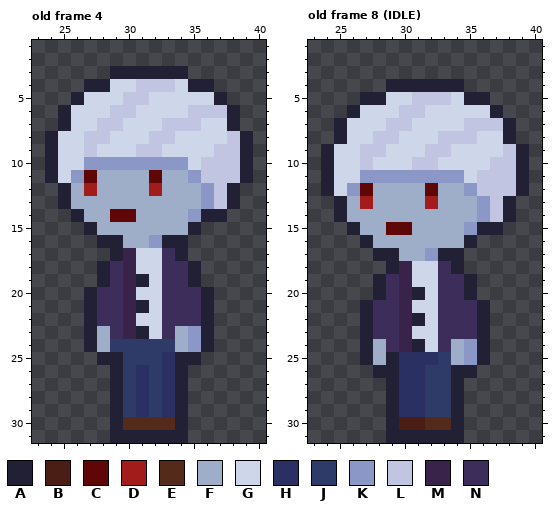
Pixel-art file, stored at anotherThreat/aseprite/player.aseprite. Above is the file before it was changed.
48x32 pixels, 78 frames. Colours within 5 levels of each other are drawn and written as one. Shown: old frame 4: x 23..40, y 1..31; old frame 8 (IDLE): x 23..40, y 1..31. The commit also changed other frames, which this record leaves out.
Visible layers, top first: "attack_effect", "body_effect", "player".
Palette (. is transparent): A #222034  B #4a1e14  C #5f0707  D #a31c1c  E #542a1b  F #9eaec9  G #ced7e9  H #2a3061  J #2e3a67  K #8b97c6  L #c1c5e1  M #39234b  N #3c2d5a
Pixels before, old frame 4, first column x 24:
 3 .....AAAAAA.....
 4 ...AAGGLLLGAA...
 5 ..AGGGLLGGGGGA..
 6 .AGGGLLGGGGLLLA.
 7 .AGGLLGGGLLLGGA.
 8 AGGLLGGGLLGGGGLA
 9 AGGLGGGLLGGGGLLA
10 AGGKKKKKKKKGLLLA
11 AGKCFFFFCFFKLLLA
12 .AFDFFFFDFFFKLA.
13 .AFFFFFFFFFFKLA.
14 ..AFFCCFFFFKAA..
15 ...AFFFFFFFA....
16 ....AAFFKAA.....
17 .....AMGGNA.....
18 ....ANMGGNNA....
19 ....ANMAGNNA....
20 ...ANNMGGNNNA...
21 ...ANNMAGNNNA...
22 ...ANNMGGNNNA...
23 ...AFNMAGNFKA...
24 ...AFJJJJJFKA...
25 ....AAJJJHAA....
26 .....AJHJHA.....
27 .....AJHJHA.....
28 .....AJHJHA.....
29 .....AJHJHA.....
30 .....AEEEEA.....
31 .....AAAAAA.....
Pixels before, old frame 8 (IDLE), first column x 24:
 4 .....AAAAAA.....
 5 ...AAGGLLLGAA...
 6 ..AGGGLLGGGGGA..
 7 .AGGGLLGGGGLLLA.
 8 .AGGLLGGGLLLGGA.
 9 AGGLLGGGLLGGGGLA
10 AGGLGGGLLGGGGLLA
11 AGGKKKKKKKKGLLLA
12 AGKCFFFFCFFKLLLA
13 .AFDFFFFDFFFKLA.
14 .AFFFFFFFFFFKLA.
15 ..AFFCCFFFFKAA..
16 ...AFFFFFFFA....
17 ....AAFFKAA.....
18 .....AMGGNA.....
19 ....ANMGGNNA....
20 ....ANMAGNNA....
21 ...ANNMGGNNNA...
22 ...ANNMAGNNNA...
23 ...ANNMGGNNNA...
24 ...AFNMAGNFKA...
25 ...AFAHHHJFKA...
26 ....AAHHJJAA....
27 .....AHHJJA.....
28 .....AHHJJA.....
29 .....AHHJJA.....
30 .....ABBEEA.....
31 .....AAAAAA.....
New version:
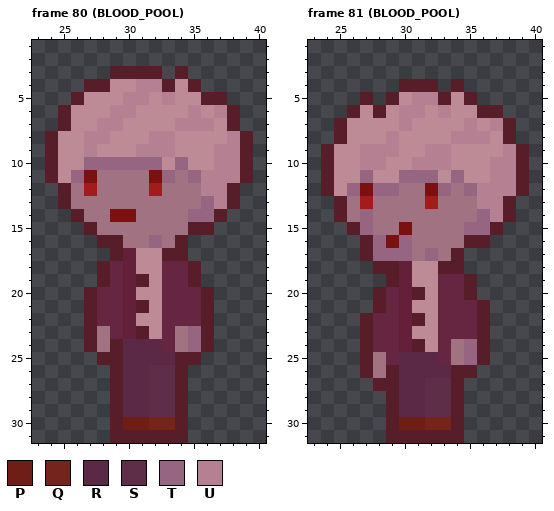
Colours new in this view: P #6e1d17  Q #74241b  R #5b2845  S #5e2e48  T #956581  U #b58091
A new or re-ordered frame is compared with the old frame closest to it.
Changes in this commit:
frames 78 -> 103
colour A: #222034 -> #571e2a
colour C: #5f0707 -> #7b1010
colour F: #9eaec9 -> #a07282
colour G: #ced7e9 -> #bc8b95
colour M: #39234b -> #642038
colour N: #3c2d5a -> #662641
Changed rows in their new state; - is a pixel that keeps its letter.
Frame 80 (BLOOD_POOL) is new; against old frame 4, layers "body_effect", "player":
first column x 26:
 3 -------.-----
 4 -----UUA--.--
 5 ----UU-U--A--
 6 ---UU----UGU-
 7 --UU---GUUU--
 8 -UU---UU----U
 9 -U---UUU---UU
10 -TTTTTTGT-GUU
11 T------T-TUUU
12 ----------UU-
13 ----------TU-
14 ---------TT--
15 ----------A--
16 ------TF-----
17 -------A-----
first column x 29:
23 ------T
24 ARRRN-T
25 -RRRR--
26 -RRSS--
27 -RRSS--
28 -RRSS--
29 -RRSS--
30 -PPQQ--
Frame 81 (BLOOD_POOL) is new; against old frame 8 (IDLE), layers "body_effect", "player":
first column x 26:
 4 ---.---.-----
 5 --.A-UUA--.--
 6 --A-UU-U--A--
 7 ---GU----UGU-
 8 --GU---GUUU--
 9 -UUU--UU----U
10 -UU--UUU---UU
11 -TGGTTTGT-GUU
12 T-TT---T-TUUU
13 ----------UU-
14 -T--------TU-
15 -T-F-----TT--
16 --TCT-----A--
17 -ATTT-TF-----
18 --A----A-----
19 --.A---------
21 -.A----------
24 --N------T---
25 ---NRRRN-T---
26 -AF-RRRR-----
27 --A-RRSS-----
28 ----RRSS-----
29 ----RRSS-----
30 ----PPQQ-----
